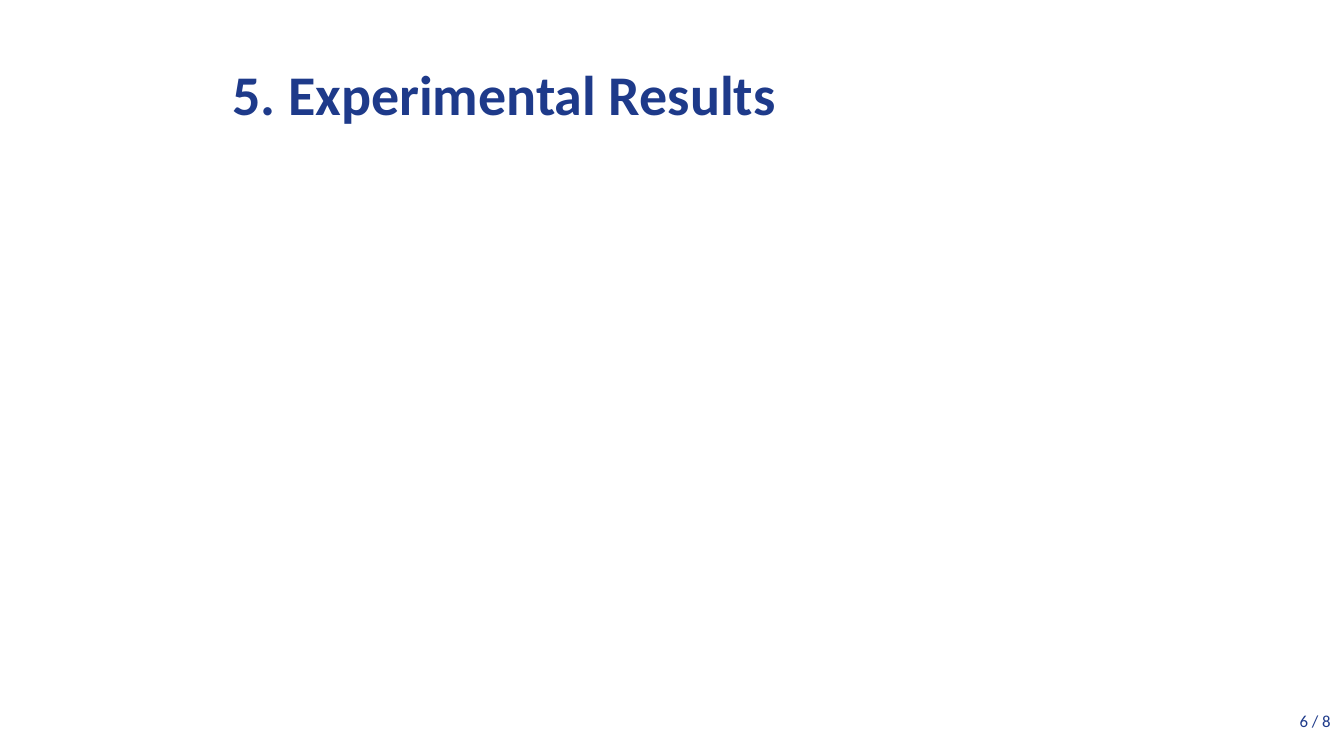
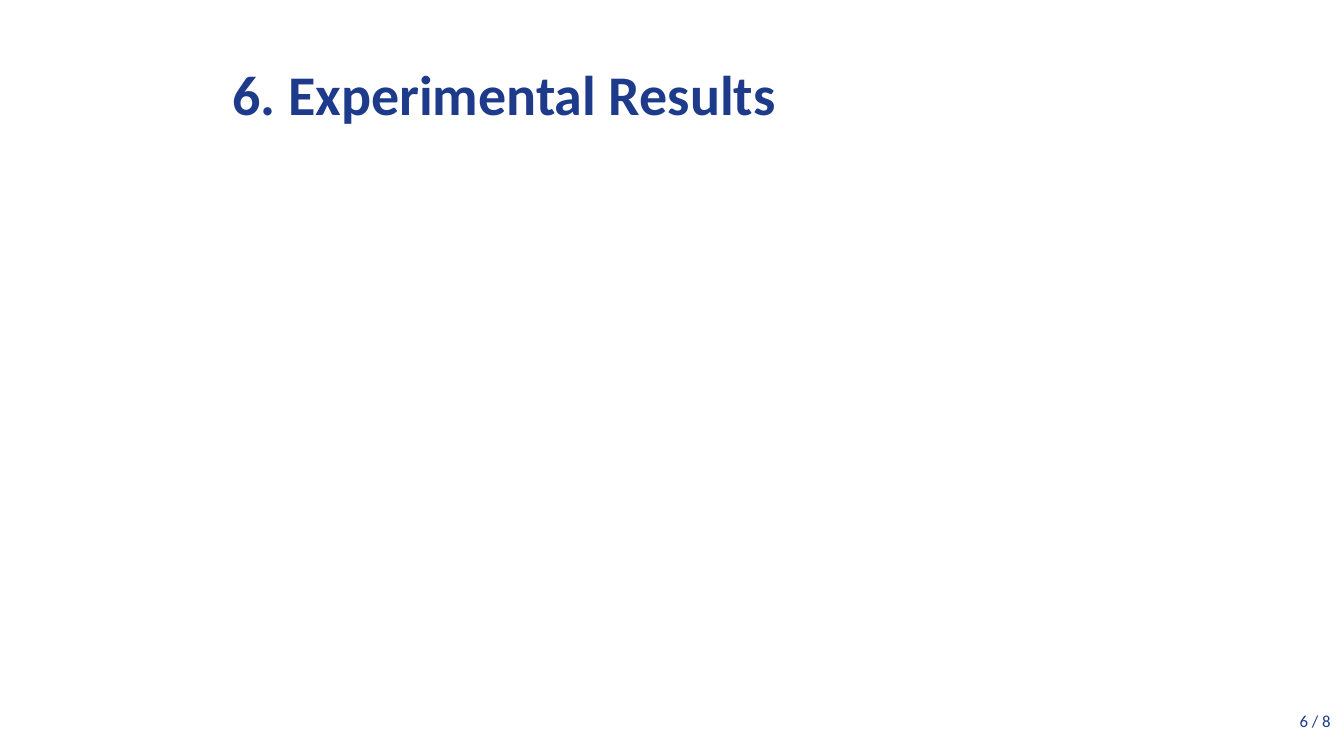
Before and after one commit to DESMOND135/DOCVQA-RAG-PERCEPTION-BENCHMARK, a slide deck: slide 7 of Final/presentation/presentation.pptx. Drawn at 1344x756 pixels with LibreOffice and Linux fonts; fonts in the diff are those of the drawing. Boxes give left, top, right and bottom in pixels: in the first picture for what was removed or moved away, otherwise in the second. Text is boxed around its words. In the diff, an @@ line names an element or a change of style, - is before the commit and + after.

```diff
--- a/Final/presentation/presentation.pptx
+++ b/Final/presentation/presentation.pptx
@@ title at [232,75,775,124]: text changed @@
-5. Experimental Results
+6. Experimental Results
```
Also in this commit, not shown: 6 other slides changed, 6 other files.
